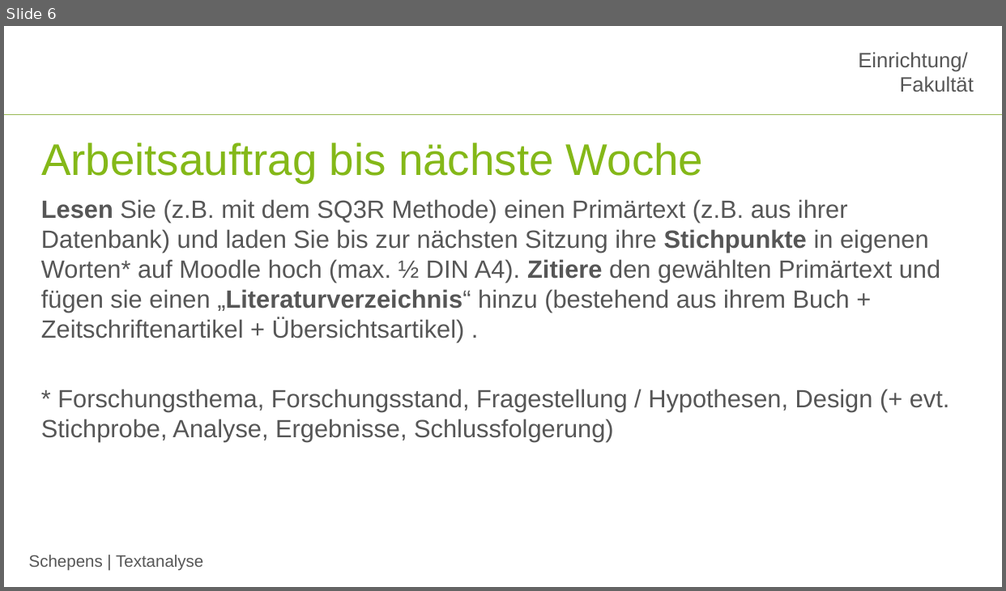
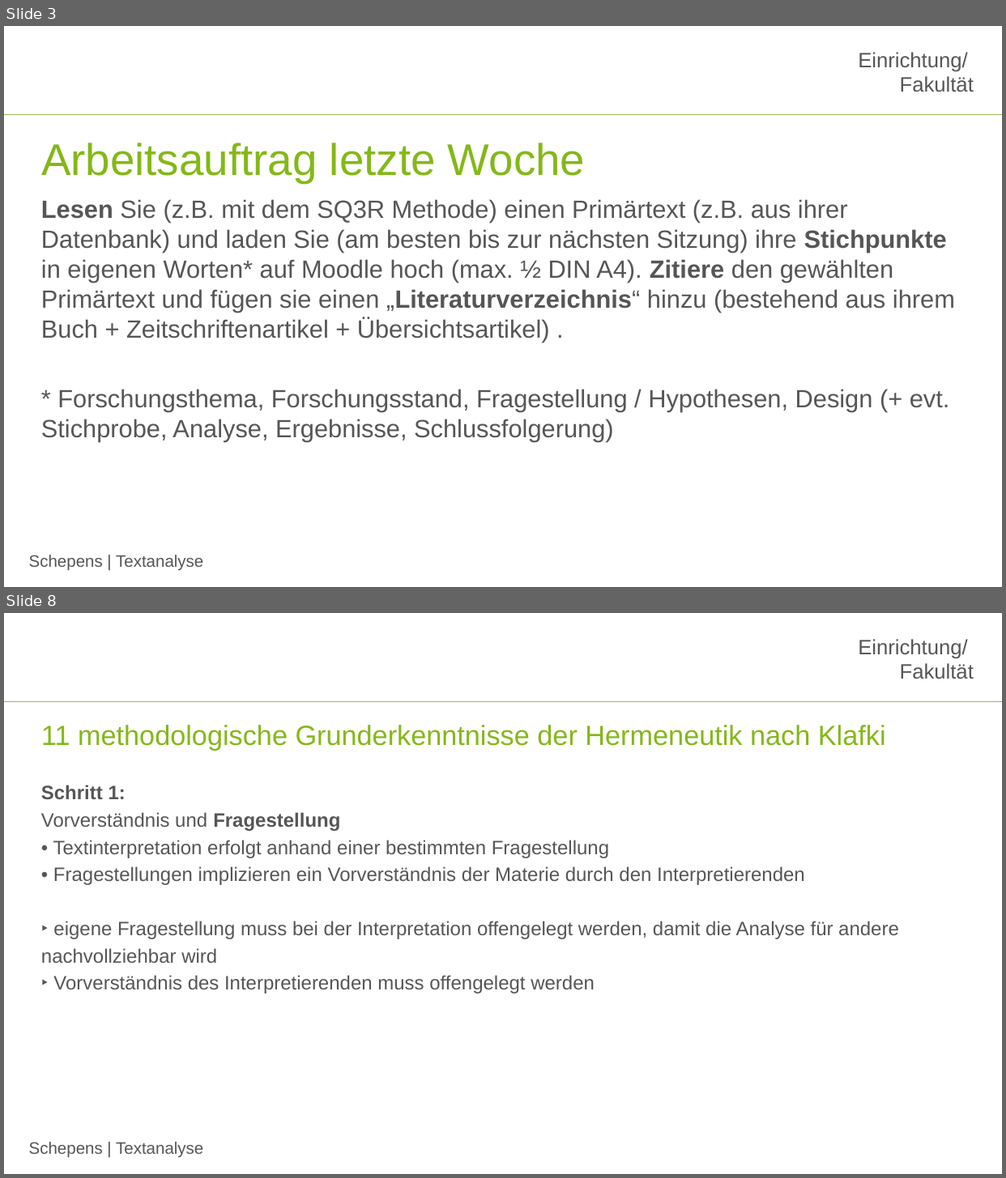
Before and after one commit to jobschepens/Textanalyse, a slide deck: folien/week5.pptx. Shown one above the other, each under a label of ours: slide 6 before the commit, slides 3 and 8 after it; the slides between them are not shown. The pictures are 1006x591 and 1006x1178 pixels, drawn with LibreOffice and Linux fonts; fonts in the diff are those of the drawing; background and template pictures are left out. Boxes give left, top, right and bottom in pixels: in the first picture for what was removed or moved away, otherwise in the second. Text is boxed around its words. In the diff, an @@ line names an element or a change of style, - is before the commit and + after.

```diff
--- a/folien/week5.pptx
+++ b/folien/week5.pptx
@@ slide 8 added at [4, 613, 1002, 1174], background #FFFFFF; not listed: 3 template elements that a slide beside it also shows @@
@@ title added at [41, 725, 886, 751], 20 pt, text #84B818 @@
+11 methodologische Grunderkenntnisse der Hermeneutik nach Klafki
@@ text added at [41, 785, 899, 994], 14 pt, text #565656 @@
+Schritt 1:
+Vorverständnis und Fragestellung
+• Textinterpretation erfolgt anhand einer bestimmten Fragestellung
+• Fragestellungen implizieren ein Vorverständnis der Materie durch den Interpretierenden
+‣ eigene Fragestellung muss bei der Interpretation offengelegt werden, damit die Analyse für andere
+nachvollziehbar wird
+‣ Vorverständnis des Interpretierenden muss offengelegt werden
@@ what was slide 6 is now slide 3 @@
@@ slide 3 changed as well @@
@@ title at [41, 143, 585, 183]: text changed @@
-Arbeitsauftrag bis nächste Woche
+Arbeitsauftrag letzte Woche
@@ text at [41, 199, 955, 343]: text changed @@
-Lesen Sie (z.B. mit dem SQ3R Methode) einen Primärtext (z.B. aus ihrer Datenbank) und laden Sie bis zur nächsten Sitzung ihre Stichpunkte in eigenen Worten* auf Moodle hoch (max. ½ DIN A4). Zitiere den gewählten Primärtext und fügen sie einen „Literaturverzeichnis“ hinzu (bestehend aus ihrem Buch + Zeitschriftenartikel + Übersichtsartikel) .
+Lesen Sie (z.B. mit dem SQ3R Methode) einen Primärtext (z.B. aus ihrer Datenbank) und laden Sie (am besten bis zur nächsten Sitzung) ihre Stichpunkte in eigenen Worten* auf Moodle hoch (max. ½ DIN A4). Zitiere den gewählten Primärtext und fügen sie einen „Literaturverzeichnis“ hinzu (bestehend aus ihrem Buch + Zeitschriftenartikel + Übersichtsartikel) .
```
Also in this commit, not shown: 3 other slides changed, 19 other slides added, 11 slides removed, 1 other file.
